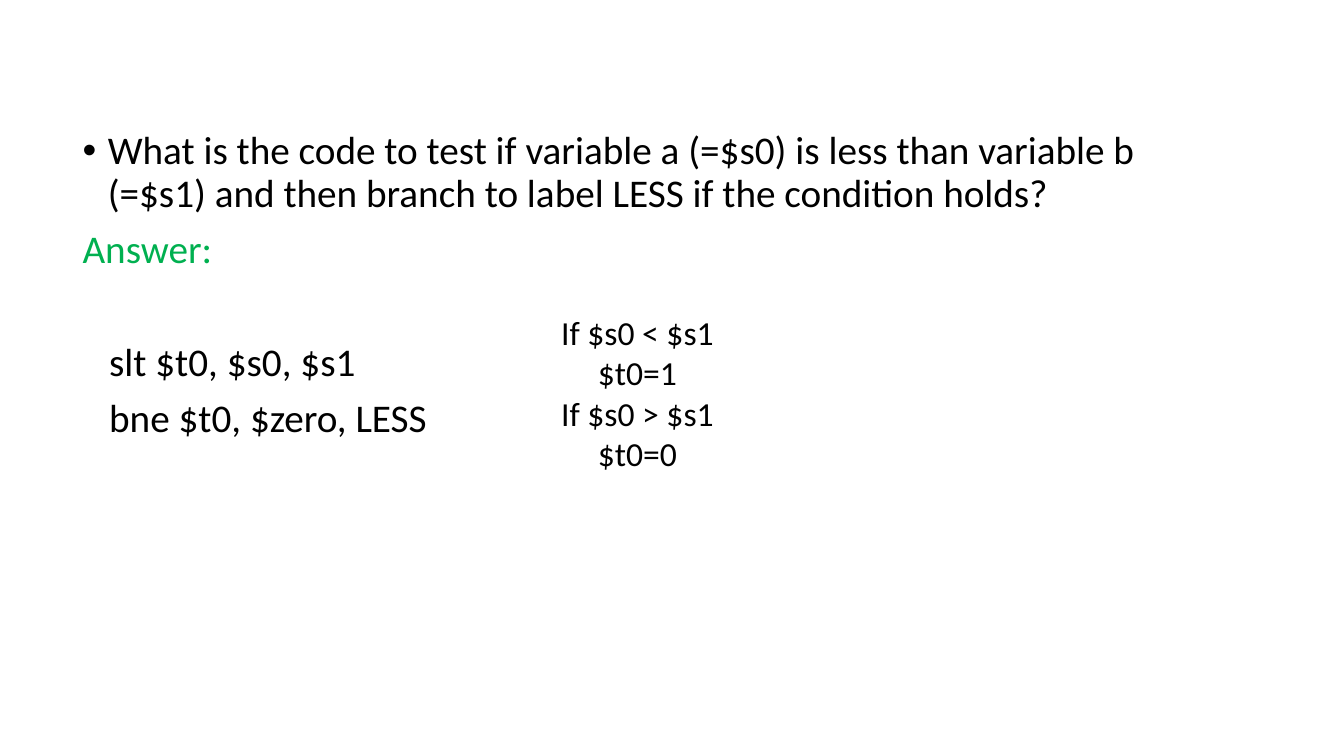
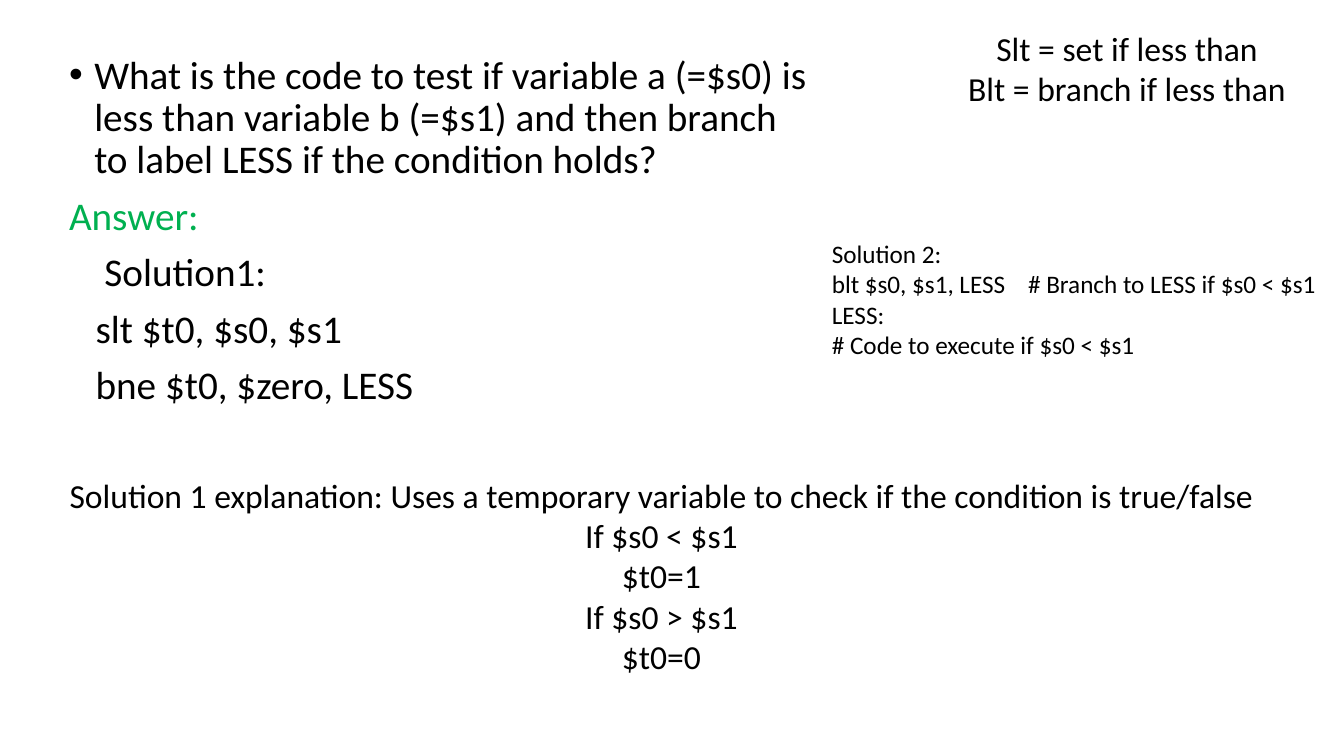
Before and after one commit to Syedshajib55/Computer-Architecture, a slide deck: slide 34 of CSE_213_3.pptx (slide 33 before the commit). Drawn at 1344x756 pixels with LibreOffice and Linux fonts; fonts in the diff are those of the drawing. Boxes give left, top, right and bottom in pixels: in the first picture for what was removed or moved away, otherwise in the second. Text is boxed around its words. In the diff, an @@ line names an element or a change of style, - is before the commit and + after.

```diff
--- a/CSE_213_3.pptx
+++ b/CSE_213_3.pptx
@@ rectangle added at box(957, 0, 1298, 136), fill #FFFFFF, outline #FFFFFF 1 pt, 24 pt, text #000000 @@
+Slt = set if less than
+Blt = branch if less than
@@ text "What is the code to ...": place and size @@
-text "What is the code to ..." at box(83, 135, 1134, 437)
+text "What is the code to ..." at box(69, 60, 806, 404)
@@ text at box(104, 258, 265, 287): paragraph added @@
+Solution1:
@@ text added at box(832, 245, 1315, 357), 18 pt, text #000000 @@
+Solution 2:
+blt $s0, $s1, LESS # Branch to LESS if $s0 < $s1
+LESS:
+# Code to execute if $s0 < $s1
@@ rectangle "Solution 1 explanation: Uses a ...": place and size @@
-rectangle "Solution 1 explanation: Uses a ..." at box(480, 301, 796, 485)
+rectangle "Solution 1 explanation: Uses a ..." at box(41, 421, 1281, 730)
@@ text in rectangle at box(70, 484, 1253, 514): paragraph added @@
+Solution 1 explanation: Uses a temporary variable to check if the condition is true/false
```
Also in this commit, not shown: 16 other slides changed, 3 slides added, 2 slides removed.
